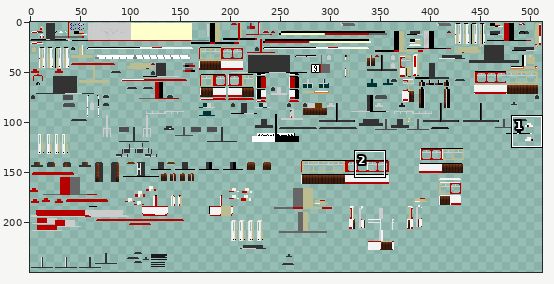
Sprite sheet, stored at src/main/resources/assets/tc/textures/trains/Duewag_GT6ER_Red.png. Above: a wide view before the commit, with the close-up outlined.
Close-up. Before:
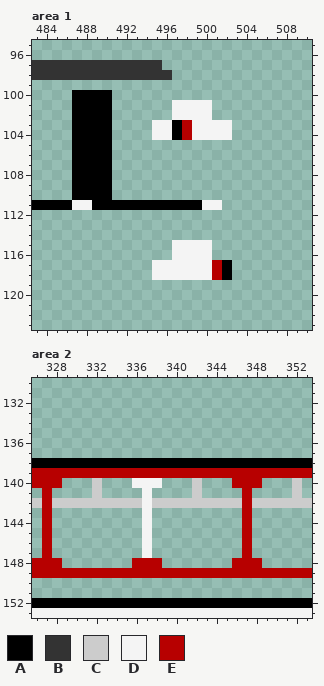
The file is 512x256 pixels. Colours within 5 levels of each other are drawn and written as one. Shown: area 1: x 483..510, y 95..123; area 2: x 326..353, y 130..153. The wide view leaves out empty margins. The commit also changed other parts of the picture, which this record leaves out.
Palette (. is transparent): A #000000  B #333333  C #cccccc  D #f4f4f4  E #b70000
Pixels before, area 1, first column x 483:
 97 BBBBBBBBBBBBB.......
 98 BBBBBBBBBBBBBB......
 99 ....................
100 ....AAAA............
101 ....AAAA......DDDD..
102 ....AAAA......DDDD..
103 ....AAAA....DDAEDDDD
104 ....AAAA....DDAEDDDD
105 ....AAAA............
106 ....AAAA............
107 ....AAAA............
108 ....AAAA............
109 ....AAAA............
110 ....AAAA............
111 AAAADDAAAAAAAAAAADD.
112 ....................
113 ....................
114 ....................
115 ..............DDDD..
116 ..............DDDD..
117 ............DDDDDDEA
118 ............DDDDDDEA
Pixels before, area 2, first column x 326:
138 AAAAAAAAAAAAAAAAAAAAAAAAAAAA
139 EEEEEEEEEEEEEEEEEEEEEEEEEEEE
140 EEE...C...DDD...C...EEE...C.
141 .E....C....D....C....E....C.
142 CECCCCCCCCCDCCCCCCCCCECCCCCC
143 .E.........D.........E......
144 .E.........D.........E......
145 .E.........D.........E......
146 .E.........D.........E......
147 .E.........D.........E......
148 EEE.......EEE.......EEE.....
149 EEEEEEEEEEEEEEEEEEEEEEEEEEEE
150 ............................
151 ............................
152 AAAAAAAAAAAAAAAAAAAAAAAAAAAA
153 DDDDDDDDDDDDDDDDDDDDDDDDDDDD
And afterwards:
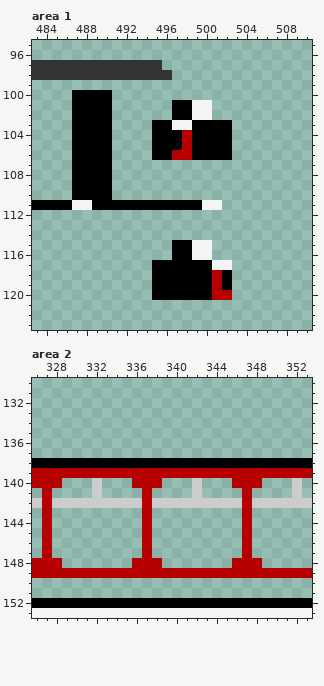
What changed:
Area 1:
y 101..102: x 497..498 DD -> AA
y 103: x 495..502 DDAEDDDD -> AADDAAAA
y 104: x 495..496 DD -> AA; x 499..502 DDDD -> AAAA
y 105: x 495..502 ........ -> AAAEAAAA
y 106: x 495..502 ........ -> AAEEAAAA
y 115..116: x 497..498 DD -> AA
y 117: x 495..502 DDDDDDEA -> AAAAAADD
y 118: x 495..500 DDDDDD -> AAAAAA
y 119: x 495..502 ........ -> AAAAAAEA
y 120: x 495..502 ........ -> AAAAAAEE
Area 2:
y 140: x 336..338 DDD -> EEE
y 141..147: x 337 D -> E
Changed places in both close-ups, as pixel boxes (x1, y1, x2, y2):
changed: (152, 100, 232, 160)
changed: (152, 240, 232, 300)
changed: (132, 478, 162, 558)
